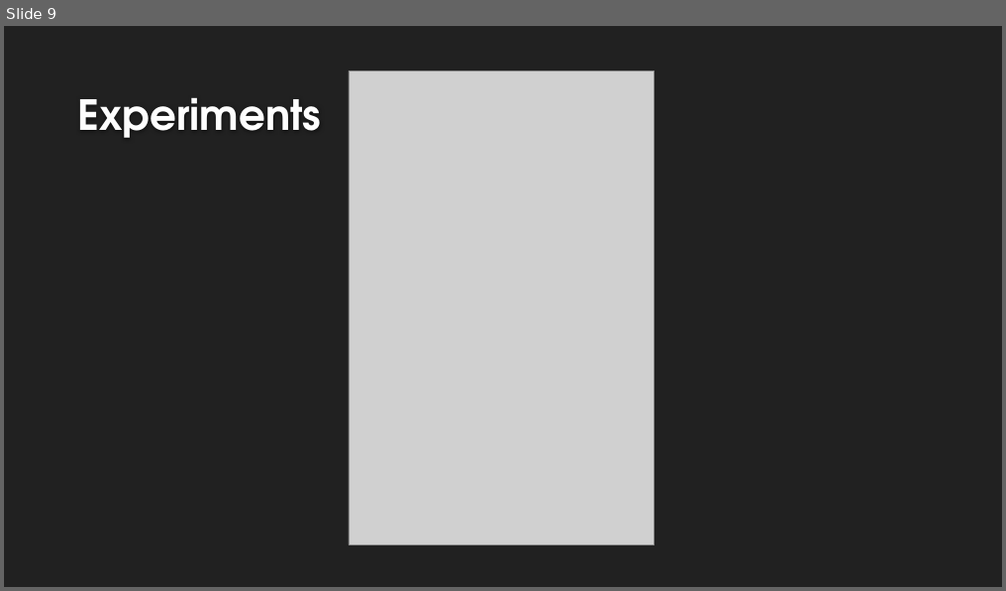
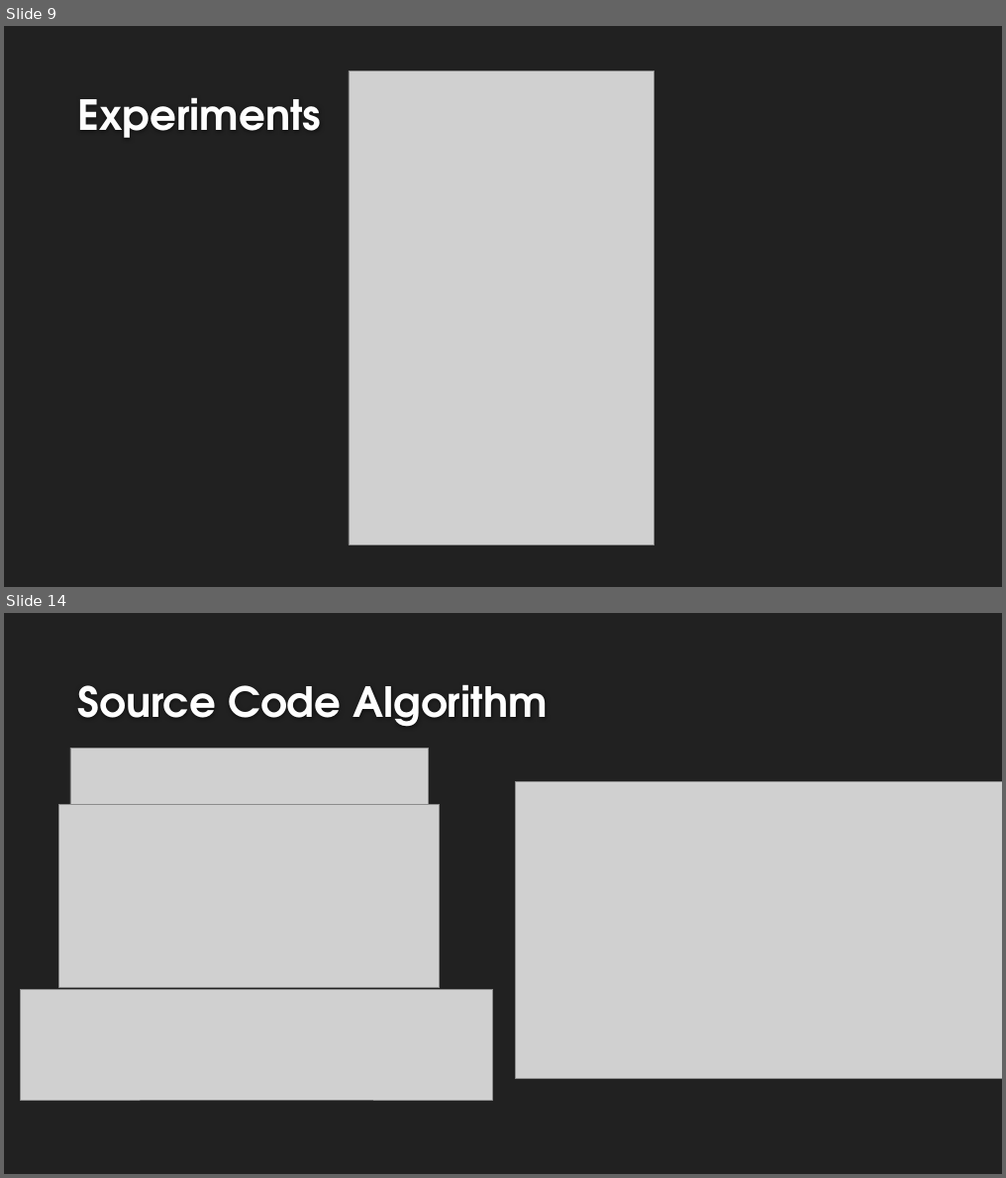
Before and after one commit to gin-nader/mscs630ginader, a slide deck: prj/presentation/IAHMAC.pptx. Shown one above the other, each under a label of ours: slide 9 before the commit, slides 9 and 14 after it; the slides between them are not shown. The pictures are 1006x591 and 1006x1178 pixels, drawn with LibreOffice and Linux fonts; fonts in the diff are those of the drawing; grey boxes stand for pictures; background and template pictures are left out. Boxes give left, top, right and bottom in pixels: in the first picture for what was removed or moved away, otherwise in the second. Text is boxed around its words. In the diff, an @@ line names an element or a change of style, - is before the commit and + after.

```diff
--- a/prj/presentation/IAHMAC.pptx
+++ b/prj/presentation/IAHMAC.pptx
@@ slide 14 added at bbox=[4, 613, 1002, 1174], background #212121 @@
@@ title added at bbox=[78, 684, 548, 727], 40 pt, text #FEFEFE, bold @@
+Source Code Algorithm
@@ picture added at bbox=[70, 748, 429, 805] @@
@@ picture added at bbox=[516, 781, 1002, 1079] @@
@@ picture added at bbox=[58, 805, 439, 988] @@
@@ picture added at bbox=[21, 989, 493, 1100] @@
```
Also in this commit, not shown: 5 slides changed, 4 other slides added, 1 slide removed, 3 other files.
